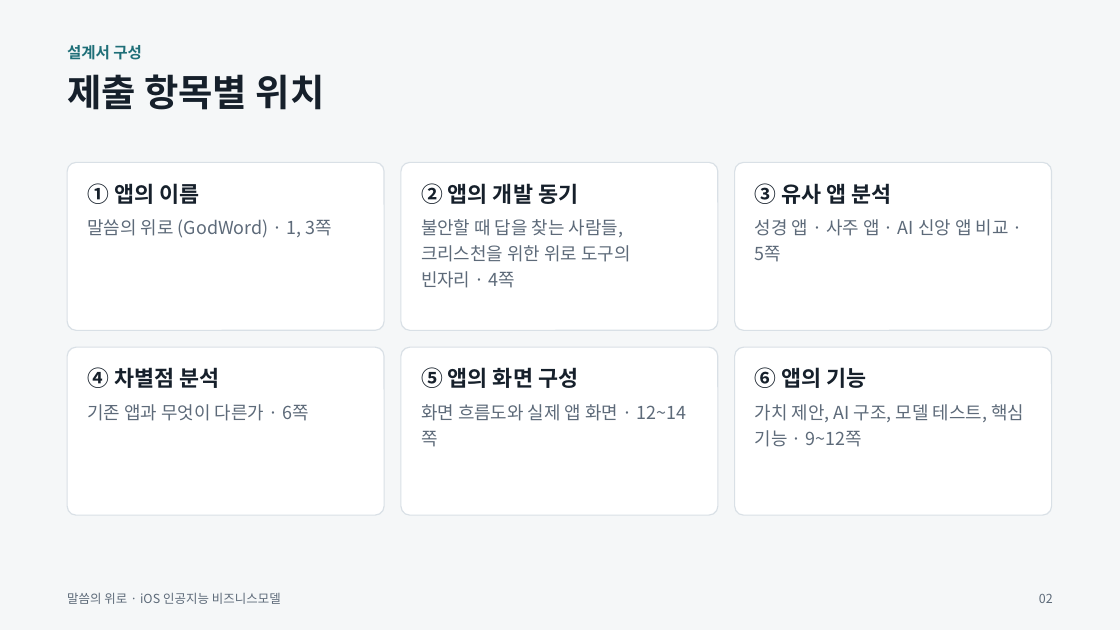
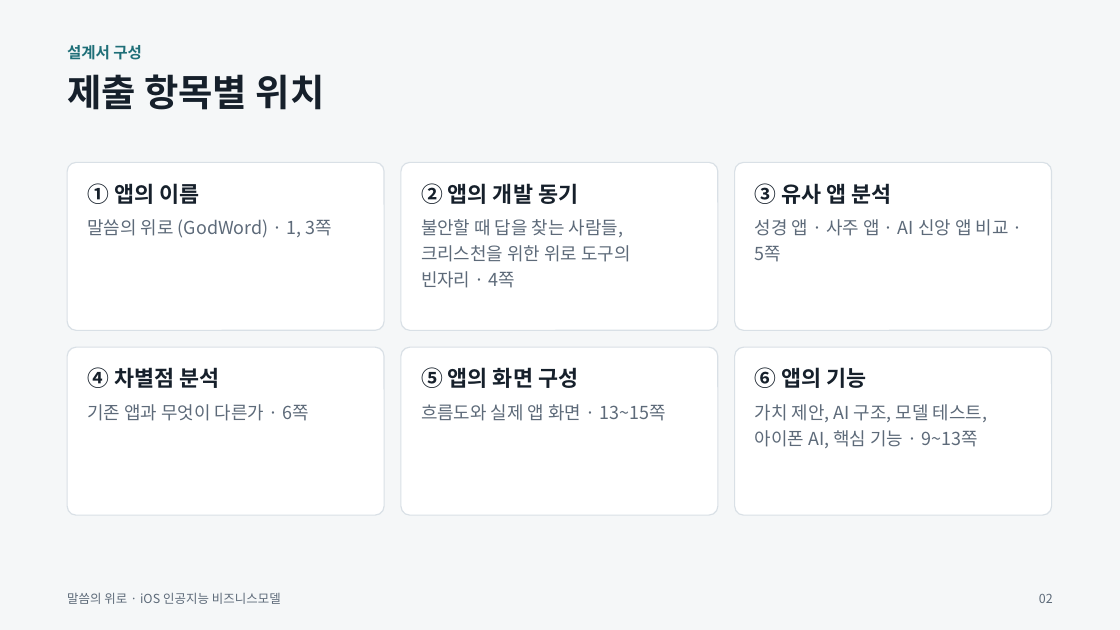
Before and after one commit to jinmo63/godword, a slide deck: slide 2 of 말씀의 위로(구진모)_발표용.pptx. Drawn at 1120x630 pixels with LibreOffice and Linux fonts; fonts in the diff are those of the drawing. Boxes give left, top, right and bottom in pixels: in the first picture for what was removed or moved away, otherwise in the second. Text is boxed around its words. In the diff, an @@ line names an element or a change of style, - is before the commit and + after.

```diff
--- a/말씀의 위로(구진모)_발표용.pptx
+++ b/말씀의 위로(구진모)_발표용.pptx
@@ text at (x1=421, y1=404, x2=666, y2=421): text changed @@
-화면 흐름도와 실제 앱 화면 · 12~14쪽
+흐름도와 실제 앱 화면 · 13~15쪽
@@ text at (x1=755, y1=404, x2=987, y2=448): text changed @@
-가치 제안, AI 구조, 모델 테스트, 핵심 기능 · 9~12쪽
+가치 제안, AI 구조, 모델 테스트,
+아이폰 AI, 핵심 기능 · 9~13쪽
```
Also in this commit, not shown: 9 other slides changed, 1 slide added, 1 other file.
